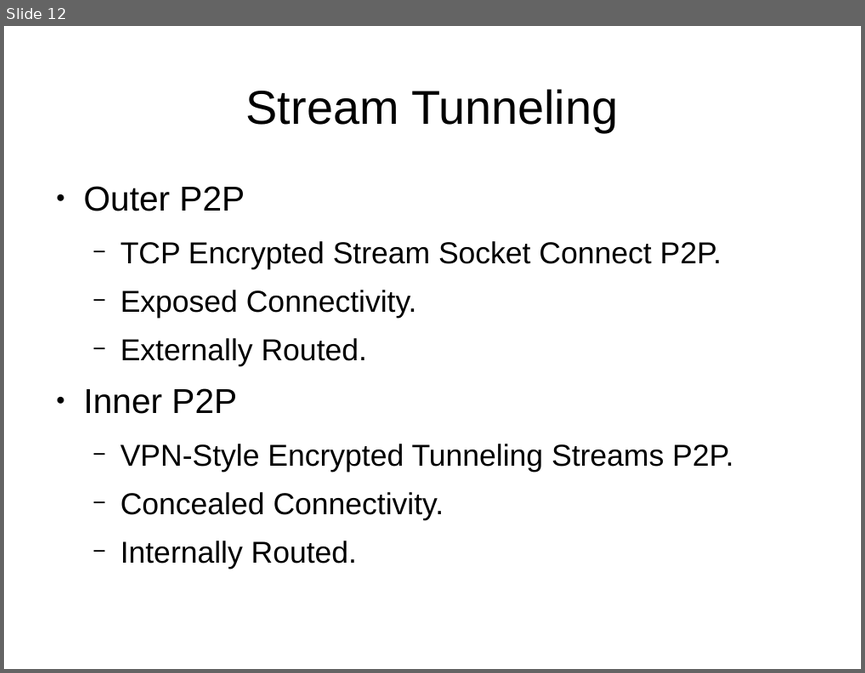
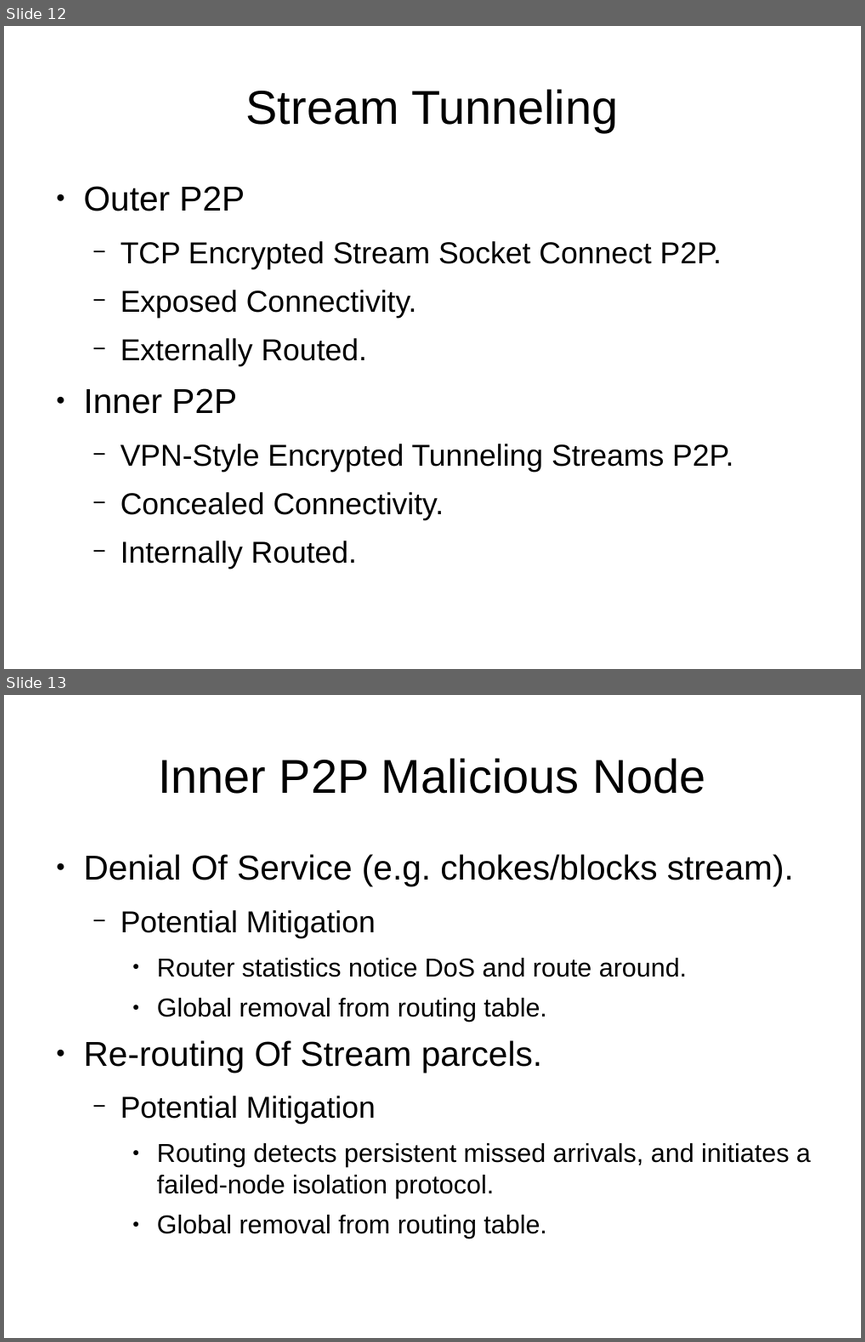
Before and after one commit to 8bitgeek/hive, a slide deck: docs/hive-slides.odp. Shown one above the other, each under a label of ours: slide 12 before the commit, slides 12 and 13 after it. The pictures are 865x673 and 865x1342 pixels, drawn with LibreOffice and Linux fonts; fonts in the diff are those of the drawing; background and template pictures are left out. Boxes give left, top, right and bottom in pixels: in the first picture for what was removed or moved away, otherwise in the second. Text is boxed around its words. In the diff, an @@ line names an element or a change of style, - is before the commit and + after.

```diff
--- a/docs/hive-slides.odp
+++ b/docs/hive-slides.odp
@@ slide 13 added at [4, 695, 861, 1338], background #FFFFFF @@
@@ title added at [158, 758, 706, 794], 44 pt, text #000000 @@
+Inner P2P Malicious Node
@@ text added at [84, 854, 811, 1238], 24 pt, text #000000 @@
+● Denial Of Service (e.g. chokes/blocks stream).
+  − Potential Mitigation
+    ● Router statistics notice DoS and route around.
+    ● Global removal from routing table.
+● Re-routing Of Stream parcels.
+  − Potential Mitigation
+    ● Routing detects persistent missed arrivals, and initiates a failed-node isolation protocol.
+    ● Global removal from routing table.
```
Also in this commit, not shown: 1 slide changed, 2 other slides added.
